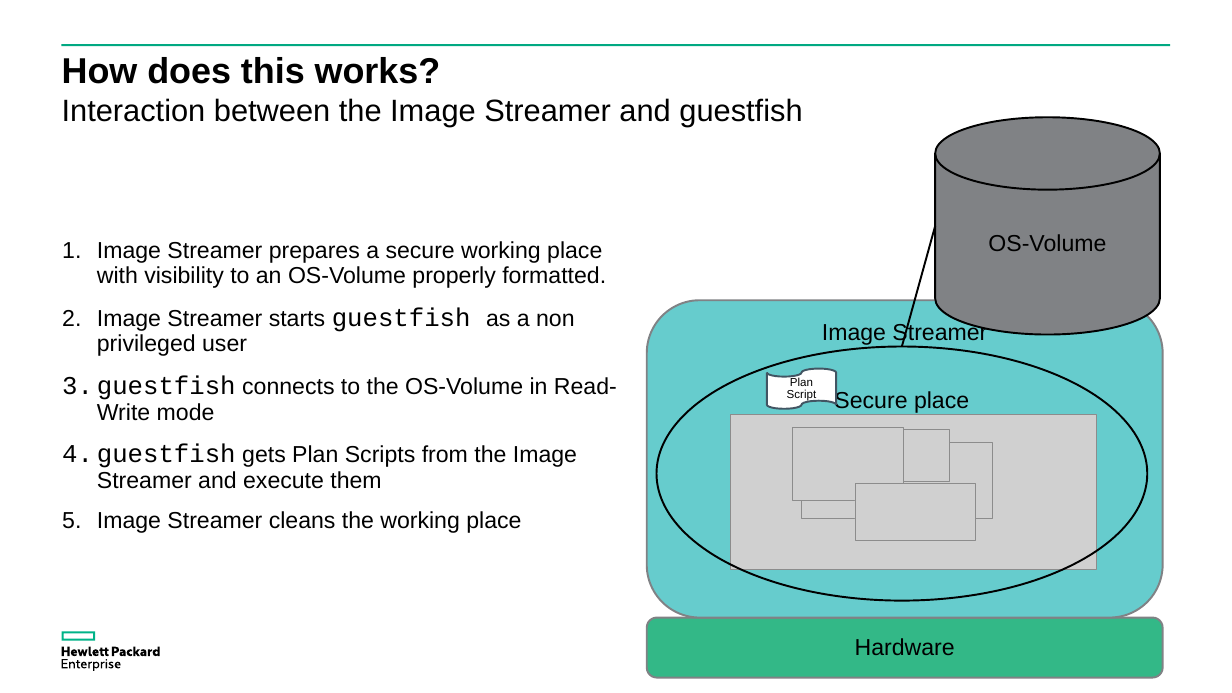
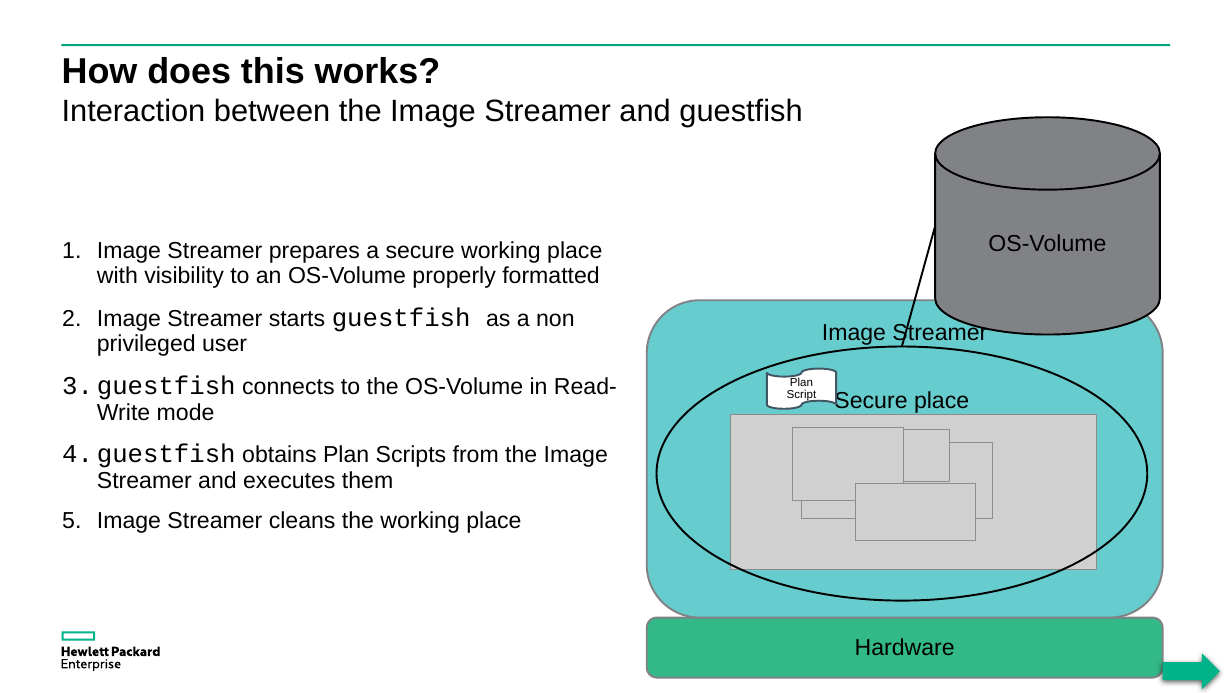
Before and after one commit to donzef/image-streamer-linux, a slide deck: slide 7 of docs/Guestfish-and-ImageStreamer.ppsx. Drawn at 1232x693 pixels with LibreOffice and Linux fonts; fonts in the diff are those of the drawing; grey boxes stand for pictures. Boxes give left, top, right and bottom in pixels: in the first picture for what was removed or moved away, otherwise in the second. Text is boxed around its words. In the diff, an @@ line names an element or a change of style, - is before the commit and + after.

```diff
--- a/docs/Guestfish-and-ImageStreamer.ppsx
+++ b/docs/Guestfish-and-ImageStreamer.ppsx
@@ text at [97, 241, 602, 288]: text changed @@
-1. Image Streamer prepares a secure working place with visibility to an OS-Volume properly formatted.
+1. Image Streamer prepares a secure working place with visibility to an OS-Volume properly formatted
@@ text at [97, 443, 608, 489]: text changed @@
-4. guestfish gets Plan Scripts from the Image Streamer and execute them
+4. guestfish obtains Plan Scripts from the Image Streamer and executes them
@@ right arrow added at [1163, 653, 1220, 689], fill #00B388 @@
```
Also in this commit, not shown: 22 other slides changed.
